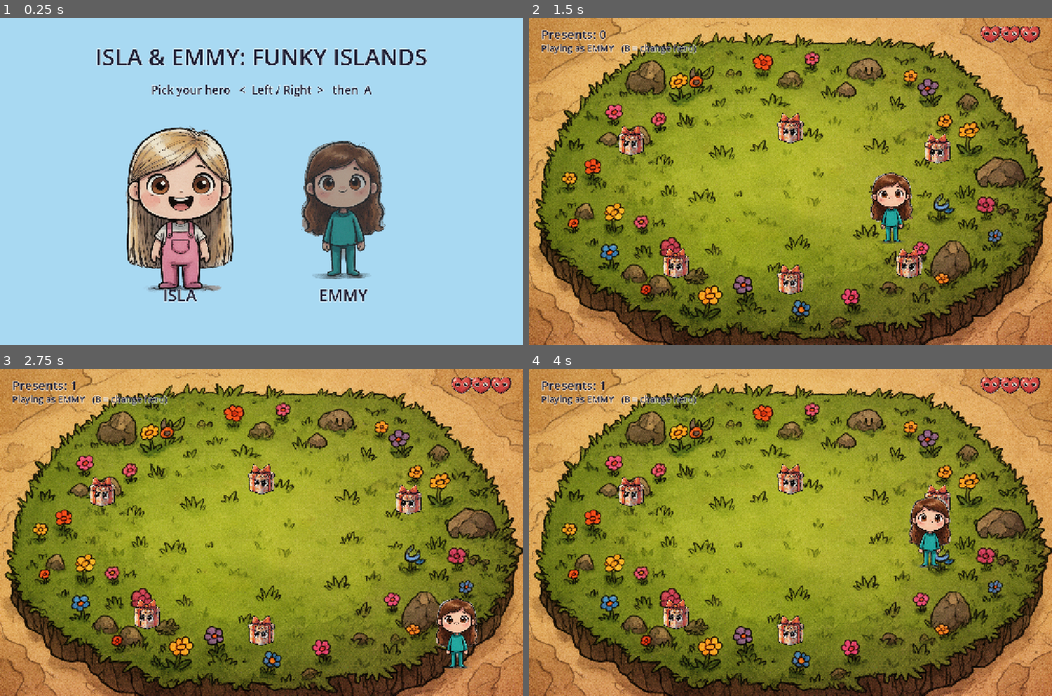
Above: before the commit, frames 1-4 (two rows, left to right).
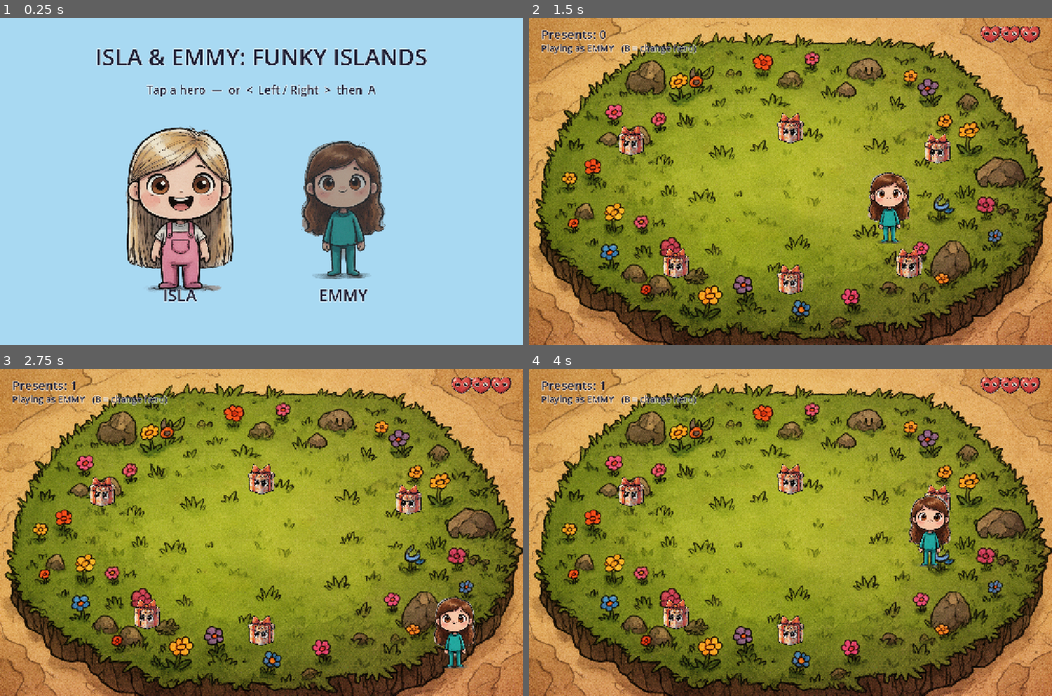
Above: after the commit, the same moments.

Repository: andyfreed/isla-emmy-deck
Game: Godot game, scene res://main.tscn
Two runs of this game, one before a commit and one after it. Both use one fixed random seed, a clock stepped at 60 frames per second and the inputs below.
Inputs (mouse positions are in pixels of both pictures, inside the frame that each line leads up to):
- Up to frame 1 (0.25 s): no input
- Up to frame 2 (1.5 s): tap A at 0.5 s; move the mouse to (905, 165) at 0.52 s; hold Right (ui_right) 0.53-1.28 s; hold Enter (ui_accept) 0.53-1.28 s; click (905, 165) at 0.67 s; move the mouse to (685, 197) at 1.27 s; hold Down (ui_down) from 1.28 s (still down); tap Enter (ui_accept) at 1.35 s; click (685, 197) at 1.42 s
- Up to frame 3 (2.75 s): tap Enter (ui_accept) at 1.52, 1.82 s; move the mouse to (313, 460) at 2.02 s; release Down (ui_down) at 2.03 s; hold Right (ui_right) from 2.03 s (still down); hold Enter (ui_accept) from 2.03 s (still down); click (313, 460) at 2.17 s
- Up to frame 4 (4 s): move the mouse to (764, 597) at 2.77 s; release Right (ui_right) at 2.78 s; release Enter (ui_accept) at 2.78 s; hold Up (ui_up) 2.78-3.53 s; tap Enter (ui_accept) at 2.85, 3.02, 3.32 s; click (764, 597) at 2.92 s; move the mouse to (947, 581) at 3.52 s; hold Left (ui_left) from 3.53 s (still down); hold Enter (ui_accept) from 3.53 s (still down); click (947, 581) at 3.67 s

The runs differ from the first frame. In frame 1, 0.8% of the frame differs, in the area x 28-72%, y 20-25%; in frame 2, 0.9%, in the area x 64-74%, y 47-69%; in frame 3, 0.9%; in frame 4, 0.6%.

Commit message:
Character select: add touch/click tap-to-pick + robust polling input
Works around Steam Deck non-Steam controller layouts that send A as a mouse click.

Co-Authored-By: Claude Opus 4.8 <noreply@anthropic.com>
Claude-Session: https://claude.ai/code/session_01UXQDKUbPicwSfpzXbyxALt

Diff:
--- a/scripts/main.gd
+++ b/scripts/main.gd
@@ -39,7 +39,7 @@
 	ui.add_child(bg)
 
 	ui.add_child(_label("ISLA & EMMY: FUNKY ISLANDS", 56, Vector2(0, 56), true))
-	ui.add_child(_label("Pick your hero   <  Left / Right  >   then  A", 28, Vector2(0, 156), true))
+	ui.add_child(_label("Tap a hero  —  or  <  Left / Right  >  then  A", 28, Vector2(0, 156), true))
 
 	for i in HEROES.size():
 		var spr := Sprite2D.new()
@@ -63,16 +63,20 @@
 		spr.modulate = Color(1, 1, 1) if on else Color(0.7, 0.7, 0.7, 0.85)
 
 
-func _unhandled_input(event: InputEvent) -> void:
+func _input(event: InputEvent) -> void:
+	# Touch/click to pick a hero — robust against Steam Deck controller layouts
+	# that send A as a mouse-click. Tap the side the hero is on.
 	if state != "select":
 		return
-	if event.is_action_pressed("ui_left"):
-		sel = (sel - 1 + HEROES.size()) % HEROES.size()
+	var pos := Vector2.INF
+	if event is InputEventScreenTouch and event.pressed:
+		pos = (event as InputEventScreenTouch).position
+	elif event is InputEventMouseButton and event.pressed and \
+			(event as InputEventMouseButton).button_index == MOUSE_BUTTON_LEFT:
+		pos = (event as InputEventMouseButton).position
+	if pos != Vector2.INF:
+		sel = 0 if pos.x < SCREEN.x * 0.5 else 1
 		_update_cursor()
-	elif event.is_action_pressed("ui_right"):
-		sel = (sel + 1) % HEROES.size()
-		_update_cursor()
-	elif event.is_action_pressed("ui_accept"):
 		start_game(HEROES[sel])
 
 
@@ -125,6 +129,17 @@
 
 
 func _process(delta: float) -> void:
+	if state == "select":
+		if Input.is_action_just_pressed("ui_left"):
+			sel = (sel - 1 + HEROES.size()) % HEROES.size()
+			_update_cursor()
+		elif Input.is_action_just_pressed("ui_right"):
+			sel = (sel + 1) % HEROES.size()
+			_update_cursor()
+		if Input.is_action_just_pressed("ui_accept"):
+			start_game(HEROES[sel])
+		return
+
 	if state != "play":
 		return
 
